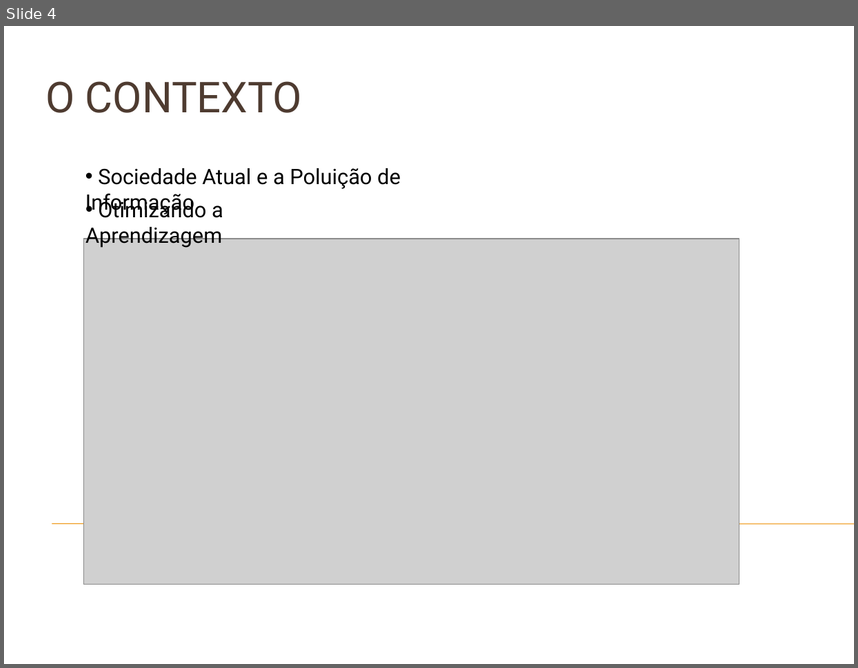
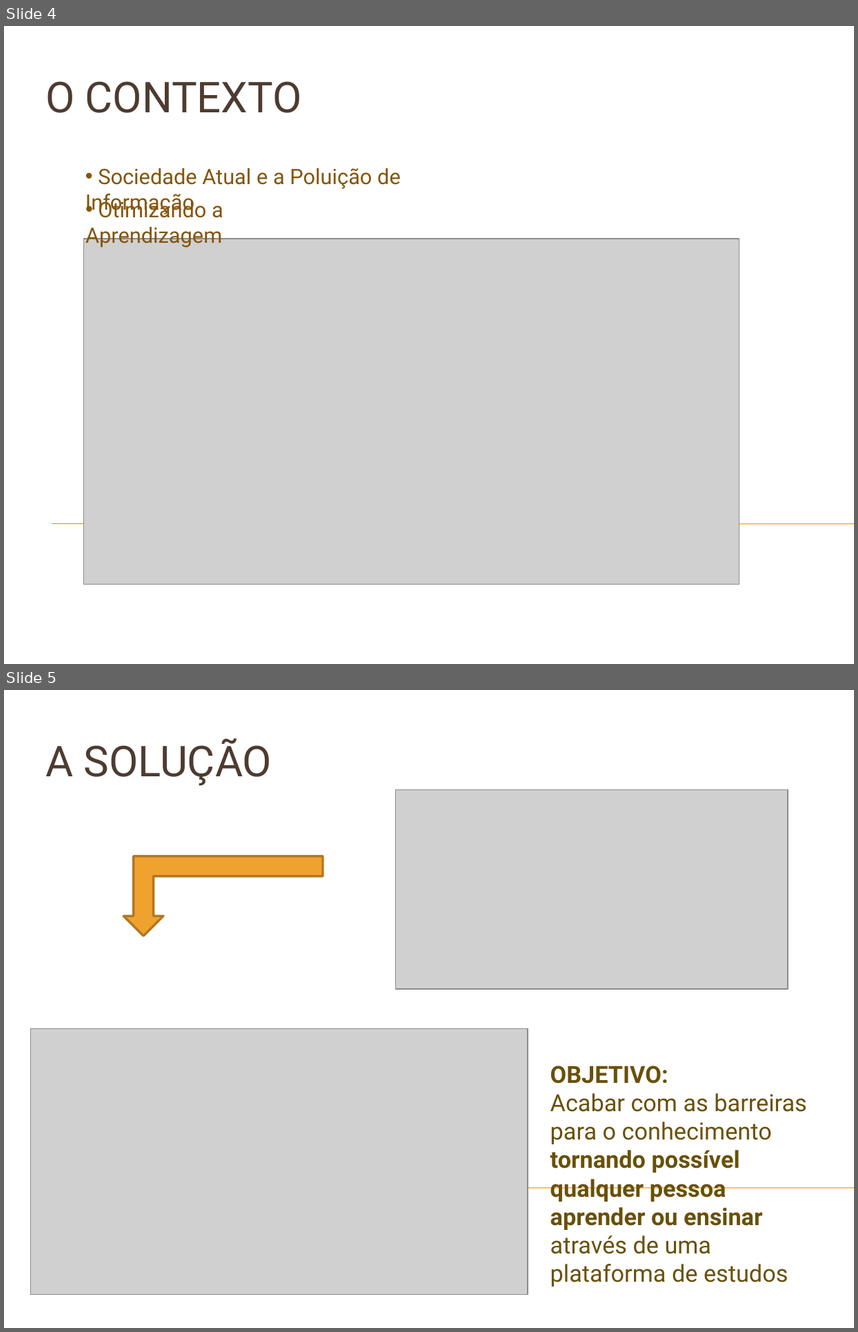
Before and after one commit to daniloaleixo/projeto_engsoft_labbd, a slide deck: Documentação/Apresentação.pptx. Shown one above the other, each under a label of ours: slide 4 before the commit, slides 4 and 5 after it. The pictures are 858x668 and 858x1332 pixels, drawn with LibreOffice and Linux fonts; fonts in the diff are those of the drawing; grey boxes stand for pictures; background and template pictures are left out. Boxes give left, top, right and bottom in pixels: in the first picture for what was removed or moved away, otherwise in the second. Text is boxed around its words. In the diff, an @@ line names an element or a change of style, - is before the commit and + after.

```diff
--- a/Documentação/Apresentação.pptx
+++ b/Documentação/Apresentação.pptx
@@ slide 5 added at [4,690,854,1328], background picture (left out); not listed: 1 template element that a slide beside it also shows @@
@@ title added at [45,738,272,786], 36 pt, text #4E3B30 @@
+A SOLUÇÃO
@@ picture added at [396,789,788,988] @@
@@ bent up arrow added at [124,856,323,936], fill #F0A22E, outline #B27822 2 pt @@
@@ picture added at [30,1028,528,1294] @@
@@ text added at [550,1065,806,1286], 20 pt, text #695008 @@
+OBJETIVO:
+Acabar com as barreiras para o conhecimento tornando possível qualquer pessoa aprender ou ensinar através de uma plataforma de estudos
@@ slide 4 changed as well @@
@@ text "Sociedade Atual e a Poluição ..." at [85,168,401,215]: text colour #000000 to #85540A @@
@@ text "Otimizando a Aprendizagem" at [85,198,223,247]: text colour #000000 to #85540A @@
```
Also in this commit, not shown: 6 other slides added, 2 slides removed, 1 other file.
